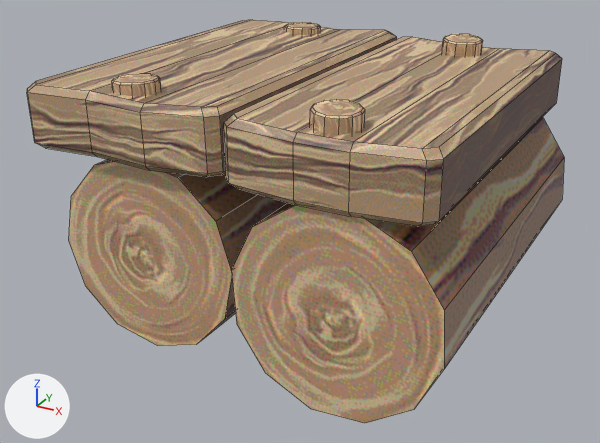
A saved change to the FBX model Assets/Meshes/Enviro/PeachBeach/Peach Beach/Kits/Sources/SlapBros_Beach_Plateform_1.fbx.
The view is the same before and after, from a 50 mm lens placed at (3.91, -7.61, 3.19), pointed at (-0.12, -0.28, -0.48). Every picture has the same lights, and +X, +Y and +Z are marked at lower left. The picture after the commit comes second. Mesh edges are drawn as thin lines. Where no turn or scale is listed for an object, it has been applied to the vertices.

In view in the first picture: 'SlapBros_Beach_Plateform_1'.
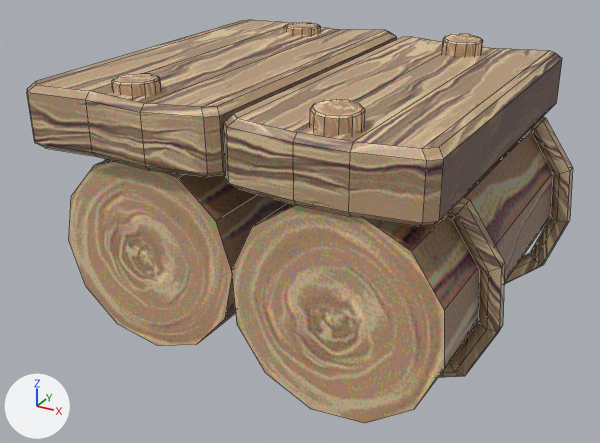
Boxes (x1, y1, x2, y2) around the edits, measured in the pictures (600 x 443 px):
'SlapBros_Beach_Plateform_1', reshaped
    before: (27, 20, 564, 423)
    after: (27, 20, 573, 423)
part 1 of me_slapbros_beach_plateform_1, added
    after: (106, 117, 573, 378)

Patch to the scene script:
```diff
--- a/Assets/Meshes/Enviro/PeachBeach/Peach Beach/Kits/Sources/SlapBros_Beach_Plateform_1.fbx.py
+++ b/Assets/Meshes/Enviro/PeachBeach/Peach Beach/Kits/Sources/SlapBros_Beach_Plateform_1.fbx.py
@@ me_slapbros_beach_plateform_1 @@
 # used by ob_slapbros_beach_plateform_1; location = (0.0, 0.0, 0.0)
-me_slapbros_beach_plateform_1.from_pydata(...)  # 288 vertices, 220 faces; spans x -2.16..2.19, y -2.11..2.11, z -1.44..1.35
+me_slapbros_beach_plateform_1.from_pydata(...)  # 450 vertices, 382 faces; spans x -2.16..2.4, y -2.11..2.11, z -1.74..1.35
+# me_slapbros_beach_plateform_1 part 1: a new loose piece of 162 vertices spanning x -2.1..2.4, y -1.26..1.77, z -1.74..0.67, in mat_wood4 (picture img_peachbeach_wood04_png)
 me_slapbros_beach_plateform_1.materials.append(mat_wood1)
```
